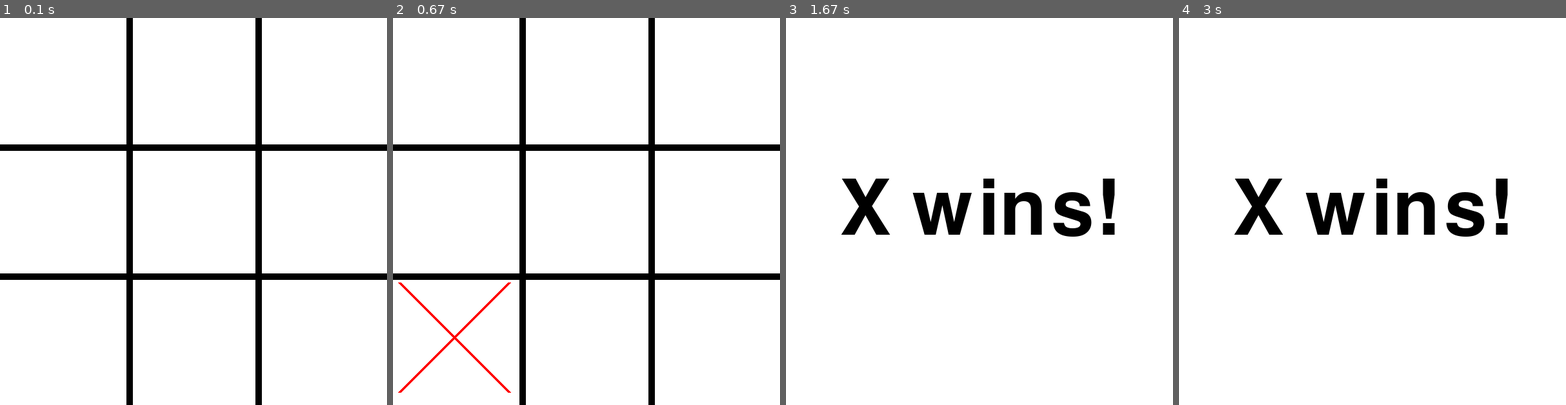
Above: before the commit, frames 1-4 (left to right).
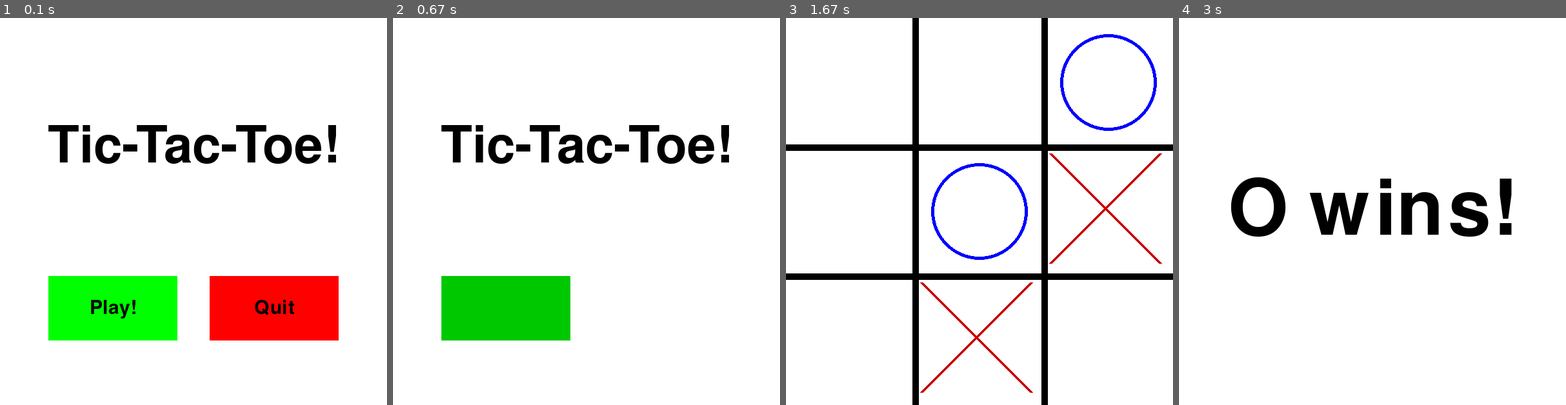
Above: after the commit, the same moments.

Repository: Chellus/TicTacToe_Pygame
Game: pygame game, started from main.py
The game is run twice, just before and just after one commit, with the same random seed, the same clock (stepped at 60 frames per second) and the same inputs.
Inputs (mouse positions are in pixels of both pictures, inside the frame that each line leads up to):
- Up to frame 1 (0.1 s): no input
- Up to frame 2 (0.67 s): press the mouse at (505, 308) at 0.37 s; move the mouse to (485, 304) at 0.47 s; release the mouse at (466, 304) at 0.6 s
- Up to frame 3 (1.67 s): press the mouse at (898, 308) at 1.2 s; move the mouse to (940, 281) at 1.3 s; release the mouse at (983, 250) at 1.43 s; press the mouse at (1107, 211) at 1.53 s; move the mouse to (1045, 141) at 1.63 s
- Up to frame 4 (3 s): release the mouse at (1376, 72) at 1.77 s; press the mouse at (1244, 339) at 1.87 s; move the mouse to (1295, 285) at 1.97 s; release the mouse at (1349, 230) at 2.1 s

The runs differ from the first frame. In frame 1, 18% of the frame differs, in the area x 0-100%, y 0-100%; in frame 2, 14%; in frame 3, 13%; in frame 4, 3.5%.

Commit message:
Added start menu and button function

Diff:
--- a/main.py
+++ b/main.py
@@ -1,4 +1,5 @@
 import pygame
+import time
 
 pygame.init()
 
@@ -7,10 +8,13 @@
 window_h = 600
 
 # colors
+black = (0, 0, 0)
+bright_red = (255, 0, 0)
+bright_green = (0, 255, 0)
+red = (200, 0, 0)
+green = (0, 200, 0)
+blue = (0, 0, 255)
 white = (255, 255, 255)
-black = (0, 0, 0)
-red = (255, 0, 0)
-blue = (0, 0, 255)
 
 # fonts
 end_font = pygame.font.Font('freesansbold.ttf', 120)
@@ -89,10 +93,33 @@
             elif board[x // 200][y // 200] == 2:
                 pygame.draw.circle(window, blue, (x + 100, y + 100), 75, 5)
 
+# button function
+def button(msg, font_size, x, y, w, h, ac, ic, action=None):
+    mouse = pygame.mouse.get_pos()
+    click = pygame.mouse.get_pressed()
+    pressed = False
+
+    if x + w > mouse[0] > x and y + h > mouse[1] > y:
+        pygame.draw.rect(window, ac, (x, y, w, h))
+
+        if click[0] == 1 and action != None:
+            action()
+            pressed = True
+    else:
+        pygame.draw.rect(window, ic, (x, y, w, h))
+
+    smallText = pygame.font.Font('freesansbold.ttf', font_size)
+    textSurf = smallText.render(msg, True, black)
+    textRect = textSurf.get_rect()
+    textRect.center = ((x + (w / 2)), (y + (h / 2)))
+    window.blit(textSurf, textRect)
+    return pressed
+
 # main game loop
 def game_loop():
     running = True
     global turn
+    time.sleep(1)
     while running:
 
         window.fill(white)
@@ -100,7 +127,7 @@
         for event in pygame.event.get():
             if event.type == pygame.QUIT:
                 running = False
-                break
+                game_quit()
 
         # tic-tac-toe grid
         pygame.draw.line(window, black, (200, 0), (200, 600), 10)
@@ -181,7 +208,7 @@
                 for event in pygame.event.get():
                     if event.type == pygame.QUIT:
                         tie = False
-                        break
+                        game_quit()
 
                 textSurface = end_font.render('Tie :(', True, black)
                 textRect = textSurface.get_rect()
@@ -196,9 +223,31 @@
         pygame.display.update()
         clock.tick(30)
 
+# start menu function
+def intro():
+    intro = True
+
+    while intro:
+
+        for event in pygame.event.get():
+            if event.type == pygame.QUIT:
+                intro = False
+                game_quit()
+
+        window.fill(white)
+        largeText = pygame.font.Font('freesansbold.ttf', 80)
+        textSurf = largeText.render('Tic-Tac-Toe!', True, black)
+        textRect = textSurf.get_rect()
+        textRect.center = ((window_w / 2), (window_h / 3))
+        window.blit(textSurf, textRect)
+
+        if button('Play!', 30, 75, 400, 200, 100, green, bright_green, game_loop):
+            intro = False
+        if button('Quit', 30, 325, 400, 200, 100, red, bright_red, game_quit):
+            intro = False
+        pygame.display.update()
+        clock.tick(30)
+
 
 if __name__ == "__main__":
-    # start the game loop
-    game_loop()
-    # after the game loop is finished, quit the game
-    game_quit()
+    intro()
